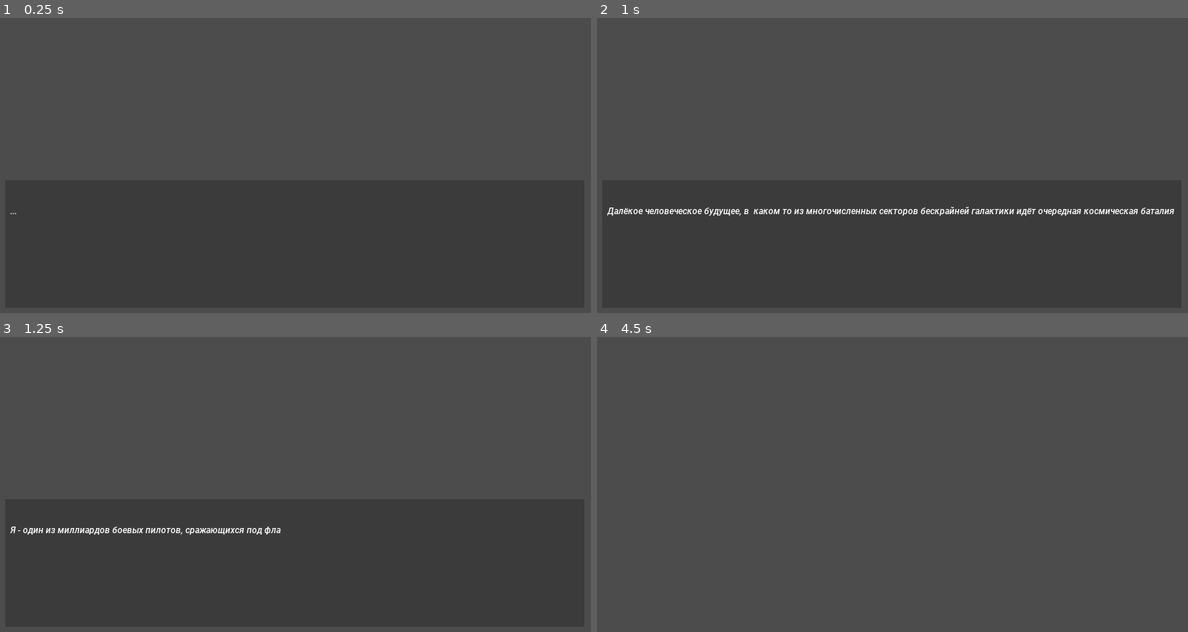
Above: before the commit, frames 1-4 (two rows, left to right).
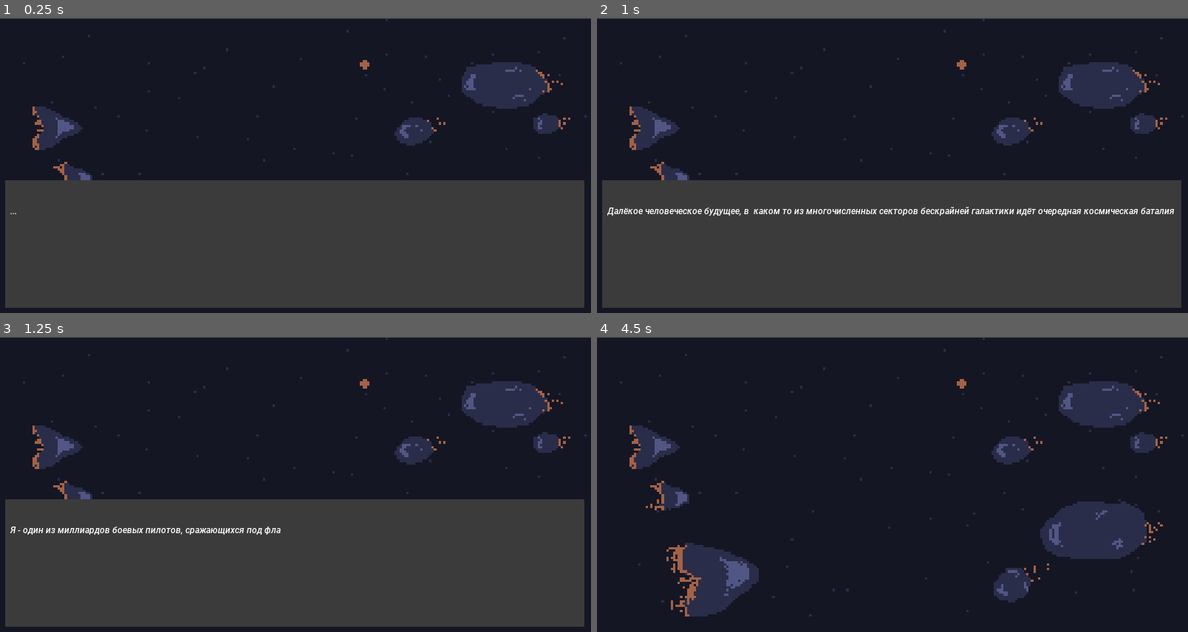
Above: after the commit, the same moments.

Repository: Mazeraser/SGJ
Game: Godot game, scene res://levels/intro.tscn
The game is run twice, just before and just after one commit, with the same random seed, the same clock (stepped at 60 frames per second) and the same inputs.
Inputs:
- Up to frame 1 (0.25 s): no input
- Up to frame 2 (1 s): tap Enter (ui_accept) at 0.5, 0.6, 0.77 s
- Up to frame 3 (1.25 s): tap Enter (ui_accept) at 1.07 s
- Up to frame 4 (4.5 s): tap Enter (ui_accept) at 1.35, 1.52, 1.82, 2.1, 2.75, 2.85, 3.02, 3.32, 3.6, 3.77, 4.07 s; click "Катапультироваться." at 4.25 s

The runs differ from the first frame. In frame 1, 57% of the frame differs, in the area x 0-100%, y 0-100%; in frame 2, 57%; in frame 3, 57%; in frame 4, 100%.

Commit message:
0.1.1
добавлены первые фоны, прописан текст до катапультирования

Diff:
--- a/scenes/dialogueWindow.tscn
+++ b/scenes/dialogueWindow.tscn
@@ -8,20 +8,16 @@
 margin_bottom = 40.0
 script = ExtResource( 1 )
 
+[node name="Background" type="Sprite" parent="."]
+position = Vector2( 0, 1 )
+centered = false
+
 [node name="ColorRect" type="ColorRect" parent="."]
 margin_left = 9.0
 margin_top = 282.0
 margin_right = 1013.0
 margin_bottom = 503.0
 color = Color( 0.235294, 0.235294, 0.235294, 1 )
-
-[node name="RichTextLabel" type="RichTextLabel" parent="ColorRect"]
-margin_left = 9.0
-margin_top = 42.0
-margin_right = 996.0
-margin_bottom = 211.0
-custom_fonts/normal_font = ExtResource( 2 )
-text = "Text"
 
 [node name="Label" type="Label" parent="ColorRect"]
 margin_left = 8.0
@@ -32,19 +28,23 @@
 custom_fonts/font = ExtResource( 2 )
 text = "Name"
 
-[node name="Background" type="Sprite" parent="ColorRect"]
-position = Vector2( -9, -281 )
-centered = false
+[node name="RichTextLabel" type="RichTextLabel" parent="ColorRect"]
+margin_left = 9.0
+margin_top = 42.0
+margin_right = 996.0
+margin_bottom = 211.0
+custom_fonts/normal_font = ExtResource( 2 )
+text = "Text"
 
 [node name="Button" type="Button" parent="ColorRect"]
-anchor_left = 0.392
-anchor_top = -0.353
-anchor_right = 0.392
-anchor_bottom = -0.353
-margin_left = 0.431976
-margin_top = 0.0130005
-margin_right = 94.432
-margin_bottom = 20.013
+anchor_left = 0.448
+anchor_top = -0.362
+anchor_right = 0.448
+anchor_bottom = -0.362
+margin_left = 0.207977
+margin_top = 0.00200653
+margin_right = 94.208
+margin_bottom = 25.002
 custom_fonts/font = ExtResource( 2 )
 
 [connection signal="pressed" from="ColorRect/Button" to="." method="_on_Button_pressed"]
--- a/scripts/dialogueBase.gd
+++ b/scripts/dialogueBase.gd
@@ -3,85 +3,85 @@
 var intro = [
 	{
 		"Name": "",
-		"Background": null,
+		"Background": load("res://bgs/space.png"),
 		"Text": "...",
 		"choise": ""
 	},
 	{
 		"Name": "",
-		"Background": null,
+		"Background": load("res://bgs/space.png"),
 		"Text": "...",
 		"choise": ""
 	},
 	{
 		"Name": "",
-		"Background": null,
+		"Background": load("res://bgs/space.png"),
 		"Text": "...",
 		"choise": ""
 	},
 	{
 		"Name": "",
-		"Background": null,
+		"Background": load("res://bgs/space.png"),
 		"Text": "Далёкое человеческое будущее, в  каком то из многочисленных секторов бескрайней галактики идёт очередная космическая баталия.",
 		"choise": ""
 	},
 	{
 		"Name": "",
-		"Background": null,
+		"Background": load("res://bgs/space.png"),
 		"Text": "Я - один из миллиардов боевых пилотов, сражающихся под флагом своей империи...",
 		"choise": ""
 	},
 	{
 		"Name": "",
-		"Background": null,
+		"Background": load("res://bgs/space.png"),
 		"Text": "Не понятно зачем. Не понятно, за что.",
 		"choise": ""
 	},
 	{
 		"Name": "",
-		"Background": null,
+		"Background": load("res://bgs/space.png"),
 		"Text": "Но в данный момент меня интересует лишь то, что мы проигрываем.",
 		"choise": ""
 	},
 	{
 		"Name": "",
-		"Background": null,
+		"Background": load("res://bgs/space.png"),
 		"Text": "Вполне возможно, это мои последние минуты жизни.",
 		"choise": ""
 	},
 	{
 		"Name": "",
-		"Background": null,
+		"Background": load("res://bgs/space.png"),
 		"Text": "Однако для таких случаев в системе наших кораблей предусмотрена система катапультирования. Стоит только нажать на кнопку и...",
 		"choise": ""
 	},
 	{
 		"Name": "",
-		"Background": null,
+		"Background": load("res://bgs/space.png"),
 		"Text": "Мою кабину выкинет в бескрайний космос, а я сам погружусь в криосон",
 		"choise": ""
 	},
 	{
 		"Name": "",
-		"Background": null,
+		"Background": load("res://bgs/space.png"),
 		"Text": "Я должен буду проснуться от криосна сразу после того, как приземлюсь на какую то планету...",
 		"choise": ""
 	},
 	{
 		"Name": "",
-		"Background": null,
+		"Background": load("res://bgs/space.png"),
 		"Text": "Но кто знает, куда именно я попаду. Может я попаду прямо в руки вражественной империи?",
 		"choise": ""
 	},
 	{
 		"Name": "",
-		"Background": null,
+		"Background": load("res://bgs/space.png"),
 		"Text": "Или на дикую планету, куда не ступала нога разумного существа?",
 		"choise": ""
 	},
 	{
 		"Name": "",
-		"Background": null,
+		"Background": load("res://bgs/space.png"),
 		"Text": "Не время думать об этом... Больше вариантов у меня нет.",
 		"choise": "Катапультироваться."
 	},
--- a/scripts/dialogueWindow.gd
+++ b/scripts/dialogueWindow.gd
@@ -16,7 +16,7 @@
 		if text[dialogue_index]["choise"] != "":
 			$ColorRect/Button.text = text[dialogue_index]["choise"]
 
-		$ColorRect/Background.texture = text[dialogue_index]["Background"]
+		$Background.texture = text[dialogue_index]["Background"]
 		$ColorRect/Label.text = text[dialogue_index]["Name"]
 		$ColorRect/RichTextLabel.bbcode_text = text[dialogue_index]["Text"]
 		dialogue_index += 1
Binary file removed: bgs/bg.png
Binary file added: bgs/space.png
Not shown, changed: bgs/space.png.import
Binary file added: bgs/space2.png
Binary file added: sprites/New_11-03-2022_08-31-18.png
Not shown, added: sprites/New_11-03-2022_08-31-18.png.import
Binary file added: sprites/korabli_11-03-2022_09-09-06.png
Not shown, added: sprites/korabli_11-03-2022_09-09-06.png.import
Binary file added: sprites/ofon_11-03-2022_09-09-06.png
Not shown, added: sprites/ofon_11-03-2022_09-09-06.png.import
